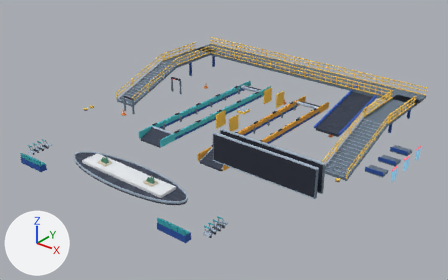
A saved change to the glTF model assets/models/baggage_below/sorter.glb.
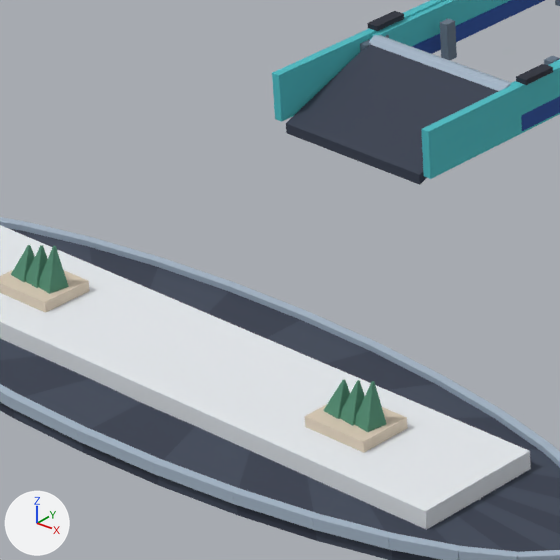
Each version is shown whole from a camera (50 mm lens) standing at (42.89, -55.24, 31.93) and looking at (1.89, -3.99, 0.15), then close up on the part from 22% to 40% of the width and 43% to 72% of the height. Lighting does not change. The marker at lower left points along +X, +Y and +Z. The last two pictures show the newer version. Vertices at exactly the same position are counted once.

Objects in the first close-up: 'sorter'.
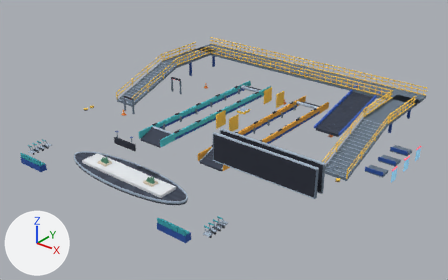
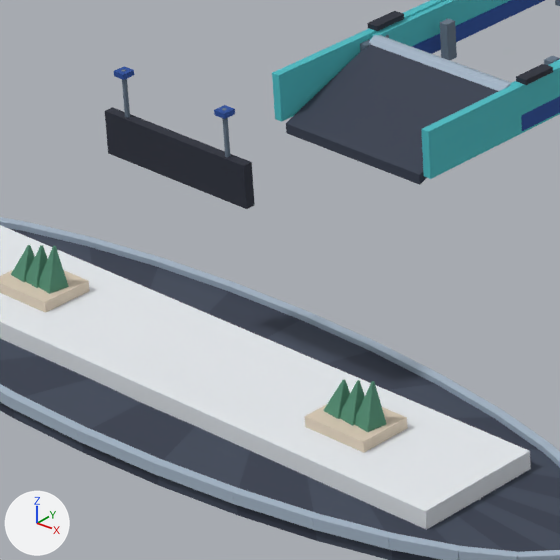
What differs and where, as boxes [x1, y1, x2, y2] in the close-ups (560 x 560 px):
part 1 of me_sorter, added
    after: [121, 69, 130, 118]
part 2 of me_sorter, added
    after: [222, 108, 230, 157]
part 3 of me_sorter, added
    after: [114, 66, 134, 80]
part 4 of me_sorter, added
    after: [214, 105, 235, 119]
part 5 of me_sorter, added
    after: [105, 107, 255, 209]

The change, as a list of edits to the scene's bpy script:
```text
Change me_sorter:
    used by ob_sorter; location = (0.0, 0.0, 0.0)
    remove me_sorter.from_pydata(...)  # 5628 vertices, 9112 faces; spans x -18.3..21.8, y -22.1..16.8, z -0.3..5.3
    add me_sorter.from_pydata(...)  # 5684 vertices, 9204 faces; spans x -18.3..21.8, y -22.1..16.8, z -0.3..5.4
    me_sorter part 1: a new loose piece, an 8-sided cylinder along z spanning x -1.098..-1.022, y -17.638..-17.562, z 4.54..5.38, in mat_steel (greyish blue #667687)
    me_sorter part 2: a new loose piece, an 8-sided cylinder along z spanning x 1.022..1.098, y -17.638..-17.562, z 4.54..5.38, in mat_steel (greyish blue #667687)
    me_sorter part 3: a new loose piece, a box spanning x -1.165..-0.955, y -17.705..-17.495, z 5.295..5.379, in mat_blue (blue #244d9c)
    me_sorter part 4: a new loose piece, a box spanning x 0.955..1.165, y -17.705..-17.495, z 5.295..5.379, in mat_blue (blue #244d9c)
    me_sorter part 5: a new loose piece, a box spanning x -1.47..1.47, y -17.68..-17.52, z 3.93..4.63, in mat_black (dark blue #252a38)
```
